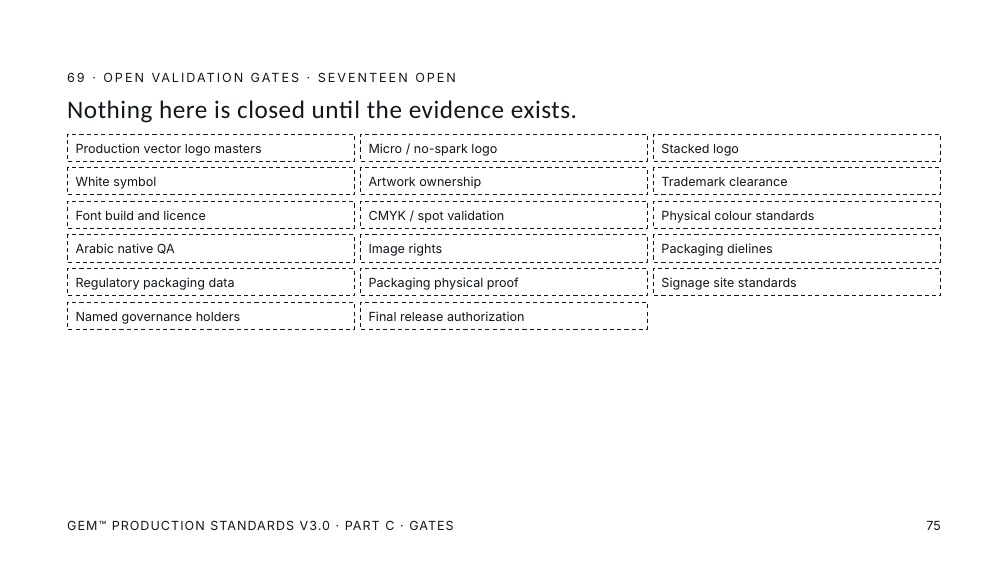
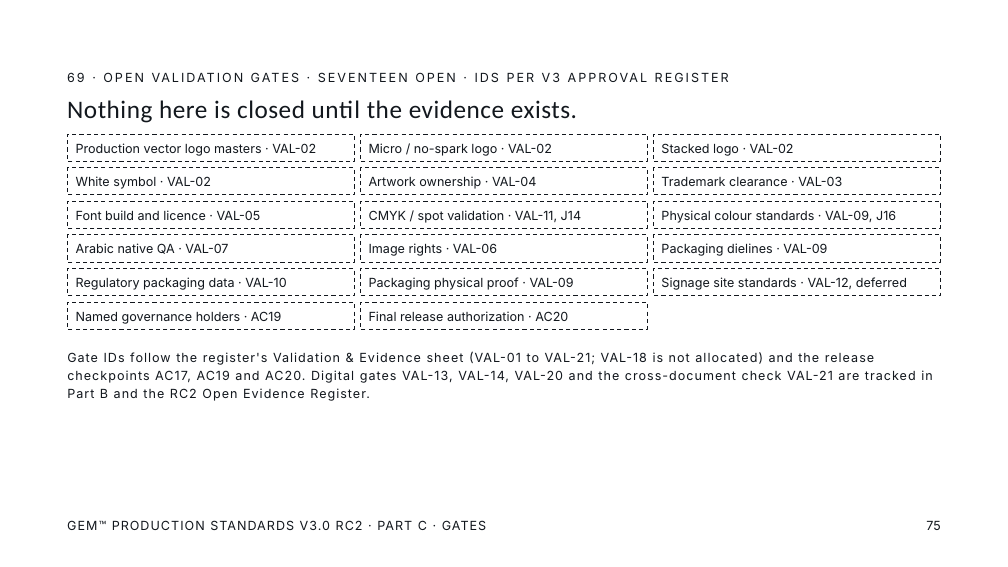
Before and after one commit to mashaelalh/GEM, a slide deck: slide 75 of GEM_V3_RC2/01_working/C-RC2.pptx. Drawn at 1008x567 pixels with LibreOffice and Linux fonts; fonts in the diff are those of the drawing. Boxes give left, top, right and bottom in pixels: in the first picture for what was removed or moved away, otherwise in the second. Text is boxed around its words. In the diff, an @@ line names an element or a change of style, - is before the commit and + after.

```diff
--- a/GEM_V3_RC2/01_working/C-RC2.pptx
+++ b/GEM_V3_RC2/01_working/C-RC2.pptx
@@ text at (x1=67, y1=67, x2=967, y2=87): text changed @@
-69 · OPEN VALIDATION GATES · SEVENTEEN OPEN
+69 · OPEN VALIDATION GATES · SEVENTEEN OPEN · IDS PER V3 APPROVAL REGISTER
@@ text in rectangle at (x1=76, y1=143, x2=316, y2=156): text changed @@
-Production vector logo masters
+Production vector logo masters · VAL-02
@@ text in rectangle at (x1=369, y1=143, x2=552, y2=156): text changed @@
-Micro / no-spark logo
+Micro / no-spark logo · VAL-02
@@ text in rectangle at (x1=661, y1=143, x2=794, y2=156): text changed @@
-Stacked logo
+Stacked logo · VAL-02
@@ text in rectangle at (x1=76, y1=176, x2=211, y2=189): text changed @@
-White symbol
+White symbol · VAL-02
@@ text in rectangle at (x1=369, y1=176, x2=536, y2=189): text changed @@
-Artwork ownership
+Artwork ownership · VAL-04
@@ text in rectangle at (x1=661, y1=176, x2=842, y2=186): text changed @@
-Trademark clearance
+Trademark clearance · VAL-03
@@ text in rectangle at (x1=76, y1=210, x2=261, y2=220): text changed @@
-Font build and licence
+Font build and licence · VAL-05
@@ text in rectangle at (x1=369, y1=210, x2=581, y2=223): text changed @@
-CMYK / spot validation
+CMYK / spot validation · VAL-11, J14
@@ text in rectangle at (x1=661, y1=210, x2=896, y2=223): text changed @@
-Physical colour standards
+Physical colour standards · VAL-09, J16
@@ text in rectangle at (x1=76, y1=243, x2=228, y2=254): text changed @@
-Arabic native QA
+Arabic native QA · VAL-07
@@ text in rectangle at (x1=369, y1=243, x2=497, y2=256): text changed @@
-Image rights
+Image rights · VAL-06
@@ text in rectangle at (x1=661, y1=243, x2=827, y2=256): text changed @@
-Packaging dielines
+Packaging dielines · VAL-09
@@ text in rectangle at (x1=76, y1=277, x2=286, y2=290): text changed @@
-Regulatory packaging data
+Regulatory packaging data · VAL-10
@@ text in rectangle at (x1=369, y1=277, x2=574, y2=290): text changed @@
-Packaging physical proof
+Packaging physical proof · VAL-09
@@ text in rectangle at (x1=661, y1=277, x2=907, y2=290): text changed @@
-Signage site standards
+Signage site standards · VAL-12, deferred
@@ text in rectangle at (x1=76, y1=311, x2=281, y2=324): text changed @@
-Named governance holders
+Named governance holders · AC19
@@ text in rectangle at (x1=369, y1=311, x2=568, y2=321): text changed @@
-Final release authorization
+Final release authorization · AC20
@@ text added at (x1=67, y1=352, x2=932, y2=401), 12 pt, text #12171D @@
+Gate IDs follow the register's Validation & Evidence sheet (VAL-01 to VAL-21; VAL-18 is not allocated) and the release checkpoints AC17, AC19 and AC20. Digital gates VAL-13, VAL-14, VAL-20 and the cross-document check VAL-21 are tracked in Part B and the RC2 Open Evidence Register.
@@ text at (x1=67, y1=520, x2=486, y2=530): text changed @@
-GEM™ PRODUCTION STANDARDS V3.0 · PART C · GATES
+GEM™ PRODUCTION STANDARDS V3.0 RC2 · PART C · GATES
```
Also in this commit, not shown: 70 other slides changed, 1 slide added, 1 other file.
